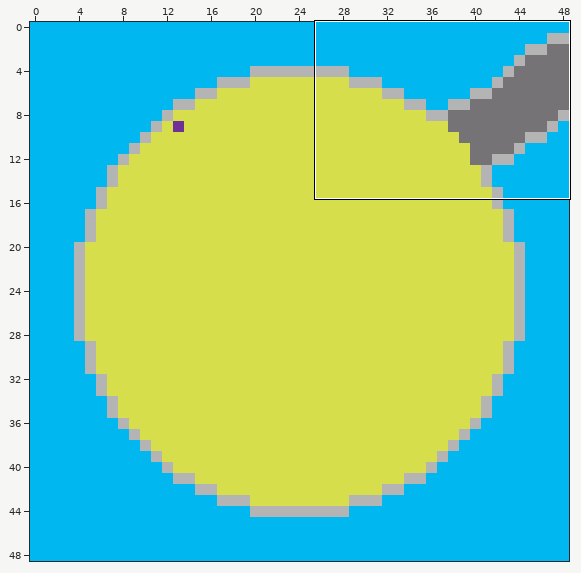
Two states of a Tiled map, novo_prototipo/Mapa/Mapas/savana.tmx. The picture above shows the old version from afar; the outline marks the close-up.
Close-up. Before the commit:
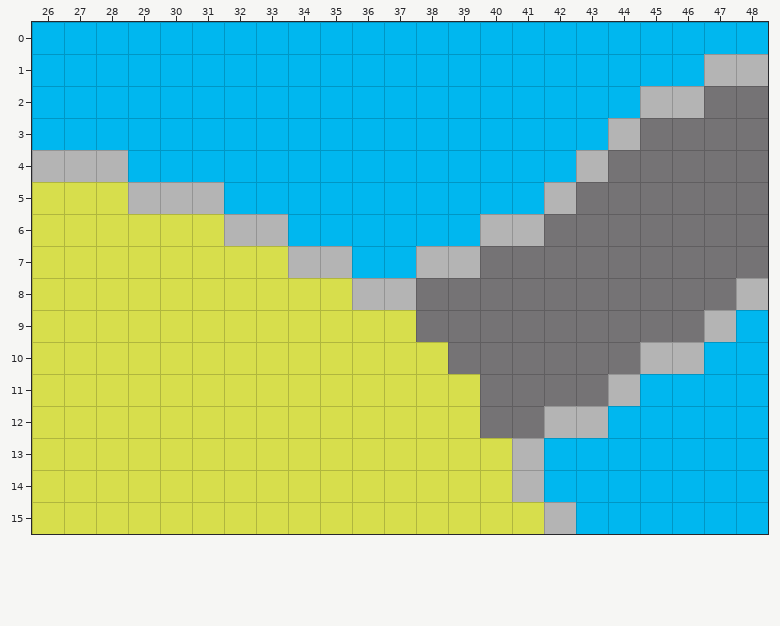
Cells are 64x64 px. Shown: x 26..48, y 0..15. The commit also changed other parts of the map, which this record leaves out.
The result:
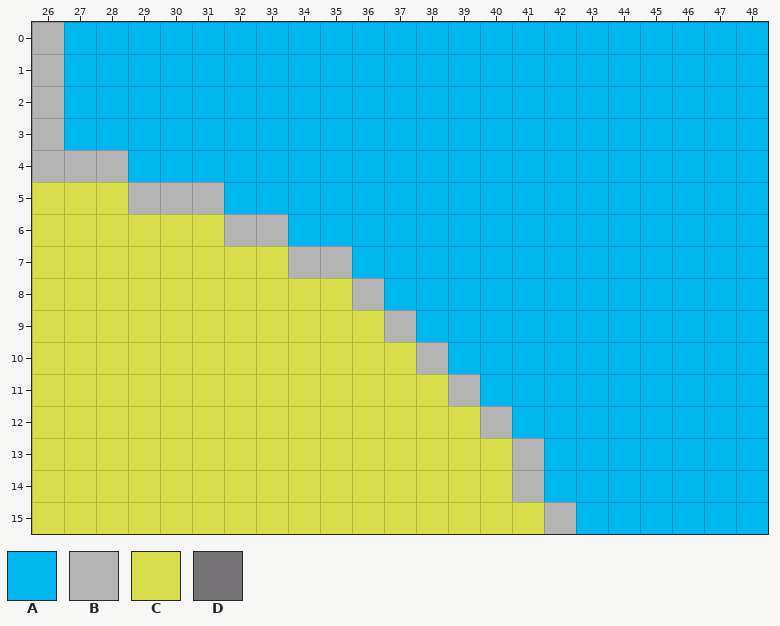
Key: from "tileset": A 2, B 3, C 4, D 10.
_ is an empty cell.
Change:
Layer "Fundo":
y 0: x 26 A -> _
y 1: x 26 A -> _; x 47..48 __ -> AA
y 2: x 26 A -> _; x 45..48 ____ -> AAAA
y 3: x 26 A -> _; x 44..48 _____ -> AAAAA
y 4: x 43..48 ______ -> AAAAAA
y 5: x 42..48 _______ -> AAAAAAA
y 6: x 40..48 _________ -> AAAAAAAAA
y 7: x 38..48 ___________ -> AAAAAAAAAAA
y 8: x 38..47 __________ -> AAAAAAAAAA
y 9: x 38..46 _________ -> AAAAAAAAA
y 10: x 39..44 ______ -> AAAAAA
y 11: x 40..43 ____ -> AAAA
y 12: x 41 _ -> A
Layer "Parede":
y 0: x 26 _ -> B
y 1: x 26 _ -> B; x 47..48 BB -> __
y 2: x 26 _ -> B; x 45..46 BB -> __
y 3: x 26 _ -> B; x 44 B -> _
y 4: x 43 B -> _
y 5: x 42 B -> _
y 6: x 40..41 BB -> __
y 7: x 38..39 BB -> __
y 8: x 37 B -> _; x 48 B -> _
y 9: x 37 C -> B; x 47 B -> _
y 10: x 38 C -> B; x 45..46 BB -> __
y 11: x 39 C -> B; x 44 B -> _
y 12: x 40 _ -> B; x 42..43 BB -> __
Layer "Caminho":
y 2: x 47..48 DD -> __
y 3: x 45..48 DDDD -> ____
y 4: x 44..48 DDDDD -> _____
y 5: x 43..48 DDDDDD -> ______
y 6: x 42..48 DDDDDDD -> _______
y 7: x 40..48 DDDDDDDDD -> _________
y 8: x 38..47 DDDDDDDDDD -> __________
y 9: x 38..46 DDDDDDDDD -> _________
y 10: x 39..44 DDDDDD -> ______
y 11: x 40..43 DDDD -> ____
y 12: x 40..41 DD -> __
